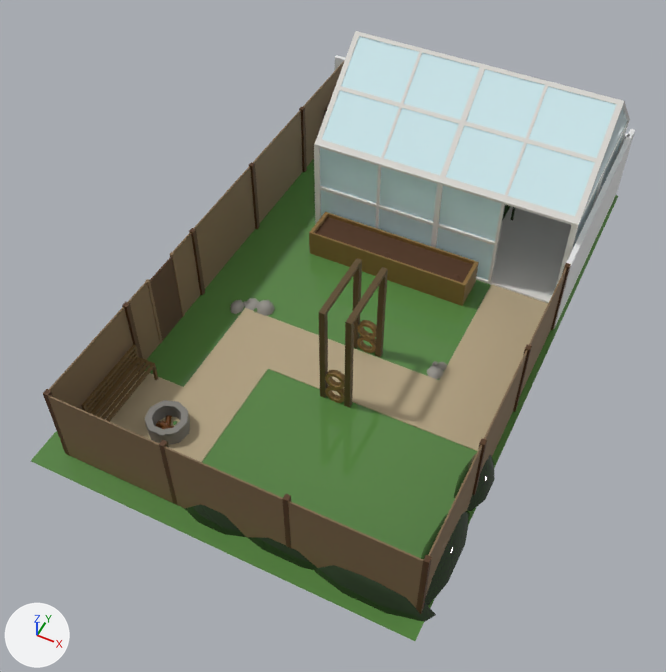
Before and after pictures for a commit that changed the FBX model Assets/Scenes/MyProjectsScene/MyProjectScenes.fbx.
Camera for both pictures: a 50 mm camera at (6.09, -17.86, 18.49) aimed at (-0.93, -3.82, 0.94). Arrows for +X, +Y and +Z are at lower left; the lights stay in place. The picture after the commit comes second. Both versions are drawn at frame 1 of the action 'Take 001'; the numbers are the values there.
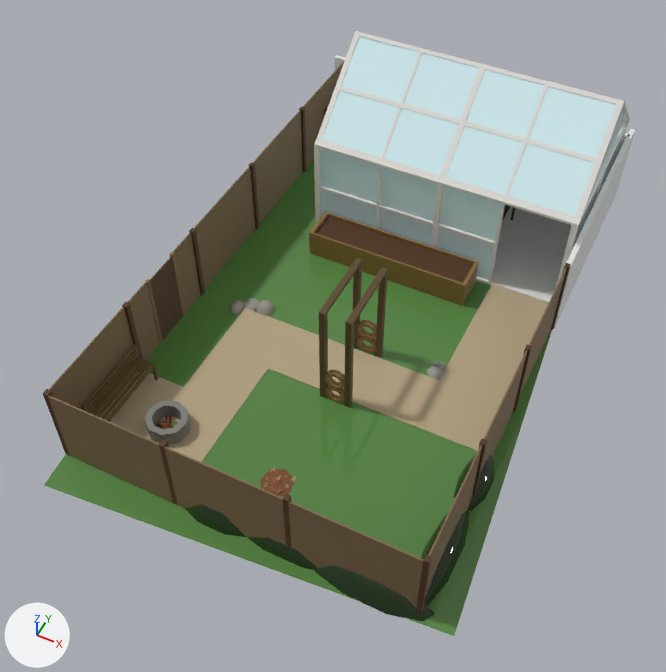
Not visible in the pictures: 'leaf 016', 'leaf 009', 'leaf 011'.

Location of each change, (x1, y1, x2, y2) in pixels of the pictures (666 x 672 px):
'grass', turned: before (31, 159, 618, 641); after (44, 159, 552, 636)
'leaf pile', added (brown): after (260, 469, 294, 497)
'Box384', moved, rescaled (not visible before): after (291, 476, 296, 482)
'Box381', moved, rescaled (not visible afterwards): before (173, 421, 177, 425)
'leaf 012', added: after (276, 488, 283, 494)
'leaf 008', added: after (276, 475, 281, 481)
'leaf 018', added: after (271, 476, 276, 483)
'leaf 013', added: after (283, 475, 289, 478)

The change, as a list of edits to the scene's bpy script:
```text
Change ob_box381:
    add ob_box381.parent = ob_leaf_pile
    ob_box381.scale: (0.00243, 0.00243, 0.00243) -> (0.499, 1.52, 0.626)
Change ob_box383:
    add ob_box383.parent = ob_leaf_pile
Change ob_grass:
    ob_grass.rotation_euler: (0.0, 0.0, 0.0) -> (0.0, 0.0, 0.0873)  # degrees (0, 0, 0) -> degrees (0, 0, 5)
Change ob_box384:
    add ob_box384.parent = ob_leaf_pile
    ob_box384.scale: (0.00243, 0.00243, 0.00243) -> (0.499, 1.52, 0.626)
Change ob_box385:
    add ob_box385.parent = ob_leaf_pile
Add ob_leaf_pile:
    ob_leaf_pile = bpy.data.objects.new('leaf pile', me_mesh_201_1)  # 16 vertices, 28 faces; spans x -83.0..83.0, y -77.0..85.0, z 67.0..161.0; in mat_material__45 (brown #7d4f34)
    ob_leaf_pile.location = (-0.41, -7.8, -0.11)
    ob_leaf_pile.scale = (0.00487, 0.00513, 0.00154)
Add ob_leaf_011:
    ob_leaf_011 = bpy.data.objects.new('leaf 011', me_mesh_209)  # 30 vertices, 28 faces; spans x -18.9..18.8, y -1.1..14.9, z -7.6..51.7; in mat_material__44 (brown #a56845)
    ob_leaf_011.parent = ob_leaf_pile
    ob_leaf_011.location = (-16.38, 54.7, 101.3)
    ob_leaf_011.rotation_euler = (-0.969, 0.0, 2.893)  # degrees (-56, 0, 166)
    ob_leaf_011.scale = (0.497, 1.52, 0.627)
Add ob_leaf_013:
    ob_leaf_013 = bpy.data.objects.new('leaf 013', me_mesh_207)  # 30 vertices, 28 faces; spans x -18.9..18.8, y -1.1..14.9, z -7.6..51.7; in mat_material__44 (brown #a56845)
    ob_leaf_013.parent = ob_leaf_pile
    ob_leaf_013.location = (40.36, 46.39, 109.8)
    ob_leaf_013.rotation_euler = (-0.979, 0.0, 1.937)  # degrees (-56, 0, 111)
    ob_leaf_013.scale = (0.477, 1.52, 0.642)
Add ob_leaf_018:
    ob_leaf_018 = bpy.data.objects.new('leaf 018', me_mesh_203)  # 30 vertices, 28 faces; spans x -18.9..18.8, y -1.1..14.9, z -7.6..51.7; in mat_material__44 (brown #a56845)
    ob_leaf_018.parent = ob_leaf_pile
    ob_leaf_018.location = (-27.93, 11.49, 146.3)
    ob_leaf_018.rotation_euler = (-0.974, 0.0, -2.383)  # degrees (-56, 0, -137)
    ob_leaf_018.scale = (0.486, 1.52, 0.635)
Add ob_leaf_012:
    ob_leaf_012 = bpy.data.objects.new('leaf 012', me_mesh_208)  # 30 vertices, 28 faces; spans x -18.9..18.8, y -1.1..14.9, z -7.6..51.7; in mat_material__44 (brown #a56845)
    ob_leaf_012.parent = ob_leaf_pile
    ob_leaf_012.location = (40.36, -19.02, 109.8)
    ob_leaf_012.rotation_euler = (-0.969, 0.0, 2.893)  # degrees (-56, 0, 166)
    ob_leaf_012.scale = (0.497, 1.52, 0.627)
Add ob_leaf_009:
    ob_leaf_009 = bpy.data.objects.new('leaf 009', me_mesh_211)  # 30 vertices, 28 faces; spans x -18.9..18.8, y -1.1..14.9, z -7.6..51.7; in mat_material__44 (brown #a56845)
    ob_leaf_009.parent = ob_leaf_pile
    ob_leaf_009.location = (-63.45, -8.981, 109.0)
    ob_leaf_009.rotation_euler = (-0.981, 0.0, -1.387)  # degrees (-56, 0, -79)
    ob_leaf_009.scale = (0.474, 1.52, 0.644)
Add ob_leaf_008:
    ob_leaf_008 = bpy.data.objects.new('leaf 008', me_mesh_212)  # 30 vertices, 28 faces; spans x -18.9..18.8, y -1.1..14.9, z -7.6..51.7; in mat_material__43 (yellow #ad924e)
    ob_leaf_008.parent = ob_leaf_pile
    ob_leaf_008.location = (4.527, -8.981, 159.3)
    ob_leaf_008.rotation_euler = (-0.968, 0.0, 0.0)  # degrees (-55, 0, 0)
    ob_leaf_008.scale = (0.499, 1.52, 0.626)
Add ob_leaf_016:
    ob_leaf_016 = bpy.data.objects.new('leaf 016', me_mesh_204)  # 30 vertices, 28 faces; spans x -18.9..18.8, y -1.1..14.9, z -7.6..51.7; in mat_material__43 (yellow #ad924e)
    ob_leaf_016.parent = ob_leaf_pile
    ob_leaf_016.location = (-52.96, -35.61, 101.8)
    ob_leaf_016.rotation_euler = (-0.981, 0.0, -1.479)  # degrees (-56, 0, -85)
    ob_leaf_016.scale = (0.474, 1.52, 0.644)
```
